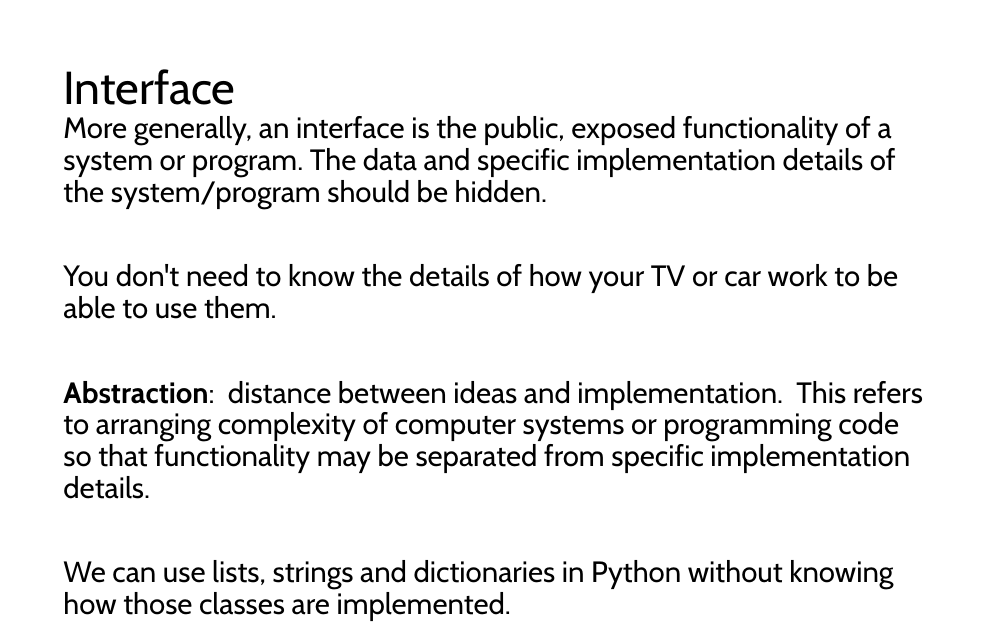
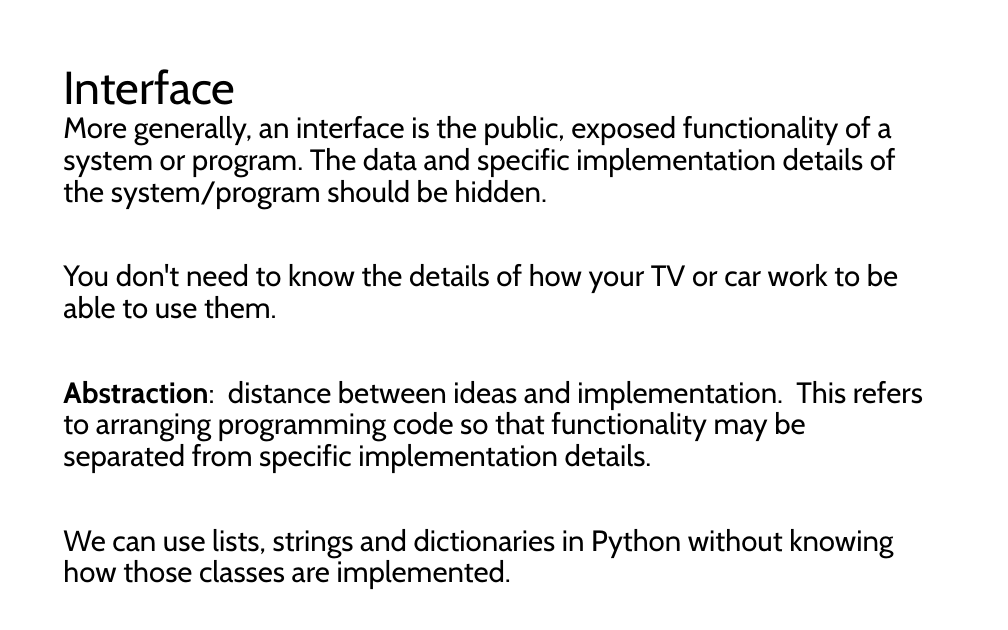
Before and after one commit to LongBaoNguyen/longbaonguyen.github.io, a slide deck: slide 5 of courses/apcsp/lect10.pptx. Drawn at 1008x630 pixels with LibreOffice and Linux fonts; fonts in the diff are those of the drawing. Boxes give left, top, right and bottom in pixels: in the first picture for what was removed or moved away, otherwise in the second. Text is boxed around its words. In the diff, an @@ line names an element or a change of style, - is before the commit and + after.

```diff
--- a/courses/apcsp/lect10.pptx
+++ b/courses/apcsp/lect10.pptx
@@ text at (x1=63, y1=381, x2=923, y2=473): text changed @@
-Abstraction: distance between ideas and implementation. This refers to arranging complexity of computer systems or programming code so that functionality may be separated from specific implementation details.
+Abstraction: distance between ideas and implementation. This refers to arranging programming code so that functionality may be separated from specific implementation details.
```
Also in this commit, not shown: 3 other slides changed, 2 slides removed, 3 other files.
